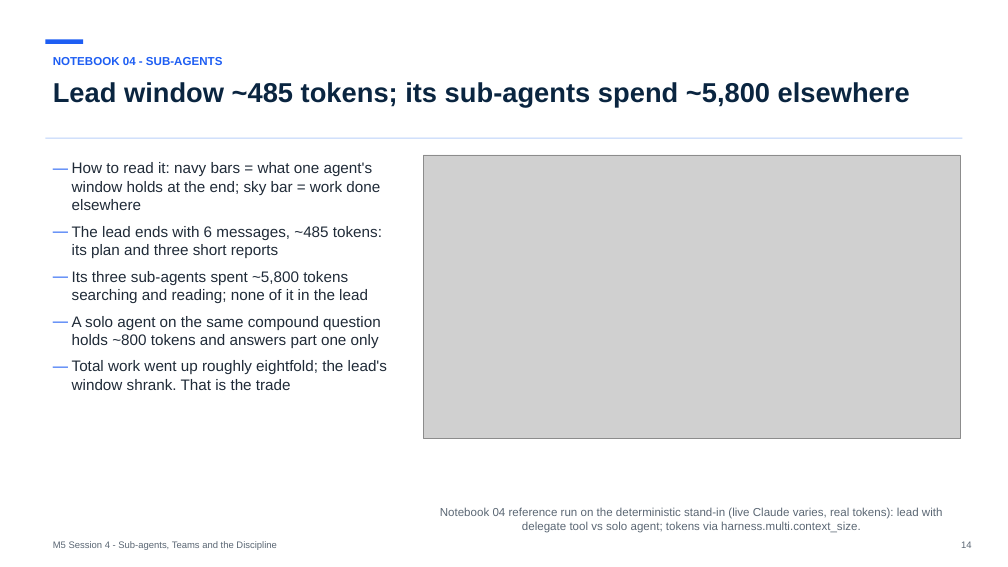
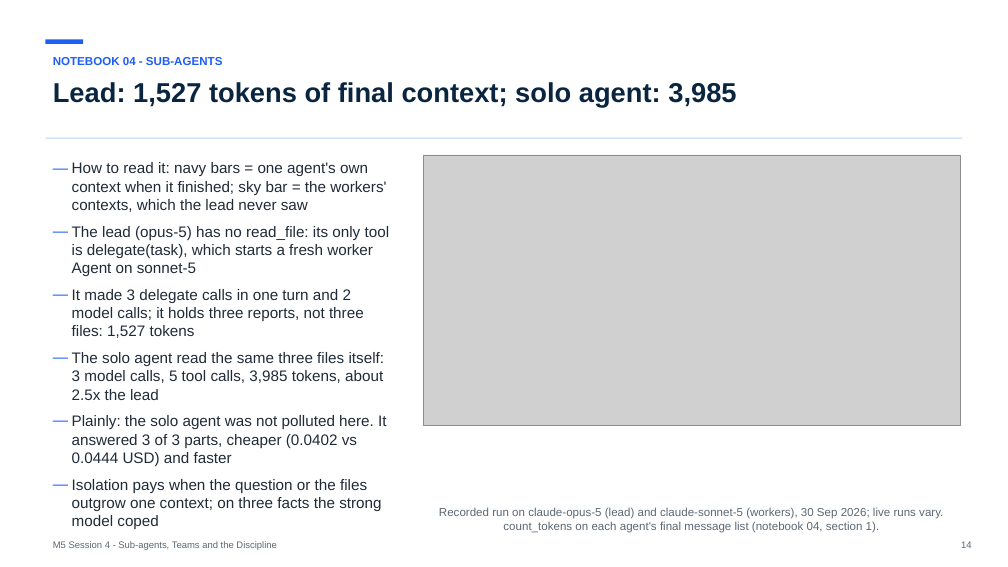
Before and after one commit to maglionejm/fontys-tech-exercises, a slide deck: slide 14 of presentations/m5-session-4-sub-agents-teams-and-the-discipline.pptx. Drawn at 1008x567 pixels with LibreOffice and Linux fonts; fonts in the diff are those of the drawing; grey boxes stand for pictures. Boxes give left, top, right and bottom in pixels: in the first picture for what was removed or moved away, otherwise in the second. Text is boxed around its words. In the diff, an @@ line names an element or a change of style, - is before the commit and + after.

```diff
--- a/presentations/m5-session-4-sub-agents-teams-and-the-discipline.pptx
+++ b/presentations/m5-session-4-sub-agents-teams-and-the-discipline.pptx
@@ text at (53,82,736,107): text changed @@
-Lead window ~485 tokens; its sub-agents spend ~5,800 elsewhere
+Lead: 1,527 tokens of final context; solo agent: 3,985
@@ text at (72,162,390,511): text changed @@
-— How to read it: navy bars = what one agent's window holds at the end; sky bar = work done elsewhere
-— The lead ends with 6 messages, ~485 tokens: its plan and three short reports
-— Its three sub-agents spent ~5,800 tokens searching and reading; none of it in the lead
-— A solo agent on the same compound question holds ~800 tokens and answers part one only
-— Total work went up roughly eightfold; the lead's window shrank. That is the trade
+— How to read it: navy bars = one agent's own context when it finished; sky bar = the workers' contexts, which the lead never saw
+— The lead (opus-5) has no read_file: its only tool is delegate(task), which starts a fresh worker Agent on sonnet-5
+— It made 3 delegate calls in one turn and 2 model calls; it holds three reports, not three files: 1,527 tokens
+— The solo agent read the same three files itself: 3 model calls, 5 tool calls, 3,985 tokens, about 2.5x the lead
+— Plainly: the solo agent was not polluted here. It answered 3 of 3 parts, cheaper (0.0402 vs 0.0444 USD) and faster
+— Isolation pays when the question or the files outgrow one context; on three facts the strong model coped
@@ picture: place and size @@
-picture at (423,155,960,439)
+picture at (423,155,960,426)
@@ text at (439,507,943,533): text changed @@
-Notebook 04 reference run on the deterministic stand-in (live Claude varies, real tokens): lead with delegate tool vs solo agent; tokens via harness.multi.context_size.
+Recorded run on claude-opus-5 (lead) and claude-sonnet-5 (workers), 30 Sep 2026; live runs vary. count_tokens on each agent's final message list (notebook 04, section 1).
```
Also in this commit, not shown: 9 other slides changed, 3 slides added, 1 other file.
